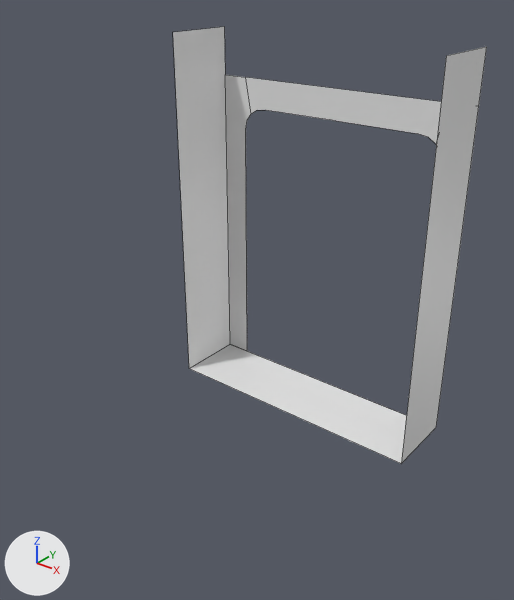
An edit to the Blender file BlenderSource/MonitorCorridor.blend, drawn before and after from the same camera.
Before and after are seen from a 50 mm lens placed at (10.03, -14.79, 11.79), pointed at (0.16, -2.45, 4.14). Every picture has the same lights, and +X, +Y and +Z are marked at lower left. Mesh edges are drawn as thin lines.
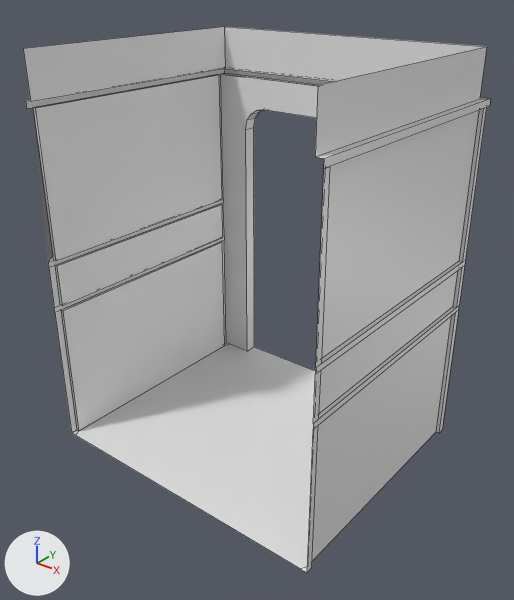
Commit message: Add more corridor detail

Location of each change, [x1, y1, x2, y2] in pixels of the pictures (514 x 600 px):
```json
{"object": "Cube", "change": "reshaped", "before": [173, 27, 487, 464], "after": [23, 27, 491, 572], "on screen": "49% wider, 25% taller"}
```

The change, as JSON lines over the scene's bpy script:
```json
{"block": "me_cube", "where": "# used by ob_cube; location = (0.0, 0.0, 0.0)"}
{"op": "remove", "block": "me_cube", "code": "me_cube.from_pydata(...)  # 25 vertices, 6 faces; spans x -3.75..3.75, y -1.0..1.0, z 0.0..10.0"}
{"op": "add", "block": "me_cube", "code": "me_cube.from_pydata(...)  # 124 vertices, 72 faces; spans x -3.93..3.93, y -5.47..1.37, z 0.0..10.0"}
{"block": "me_cube", "change": "me_cube part 1"}
{"block": "me_cube", "change": "2 vertices are removed from x -3.75..3.75, y -1.0, z 10.0"}
{"block": "me_cube", "change": "6 faces are deleted"}
{"block": "me_cube", "change": "2 vertices move from x -3.75..3.75, y -1.0, z 0.0 to x -3.93..3.93, y 1.0, z 0.0"}
{"block": "me_cube", "change": "40 vertices are added at x -3.93..3.93, y -5.47..1.17, z 0.0..10.0"}
{"block": "me_cube", "change": "15 new vertices lie (0.0, 0.37, 0.0) away from vertices in x -3.75..3.75, y 1.0, z 0.0..7.92"}
{"block": "me_cube", "change": "24 new vertices lie (0.1, 0.0, 0.0) away from vertices in x -3.93..3.83, y -5.3..0.81, z 0.0..8.73"}
{"block": "me_cube", "change": "12 new vertices lie (0.0, -0.17, 0.0) away from vertices in x -3.93..3.93, y -5.3, z 0.0..8.73"}
{"block": "me_cube", "change": "10 new vertices lie (0.0, 0.19, 0.0) away from vertices in x -3.93..3.93, y 0.81, z 3.7..8.73"}
{"block": "me_cube", "change": "72 new faces join them"}
```
